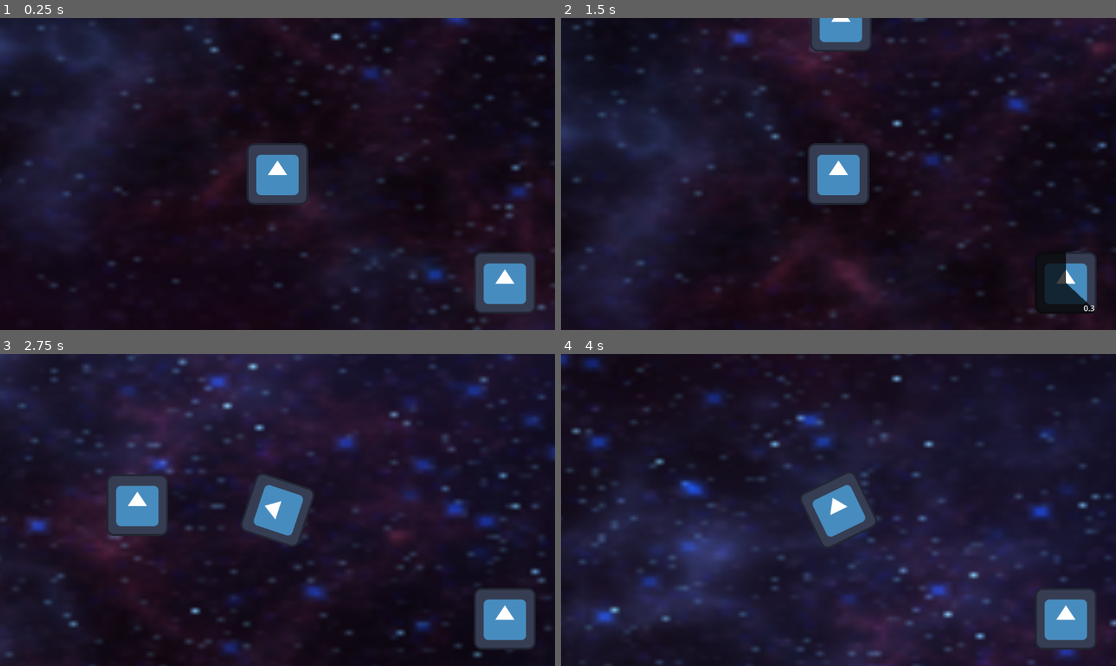
Above: before the commit, frames 1-4 (two rows, left to right).
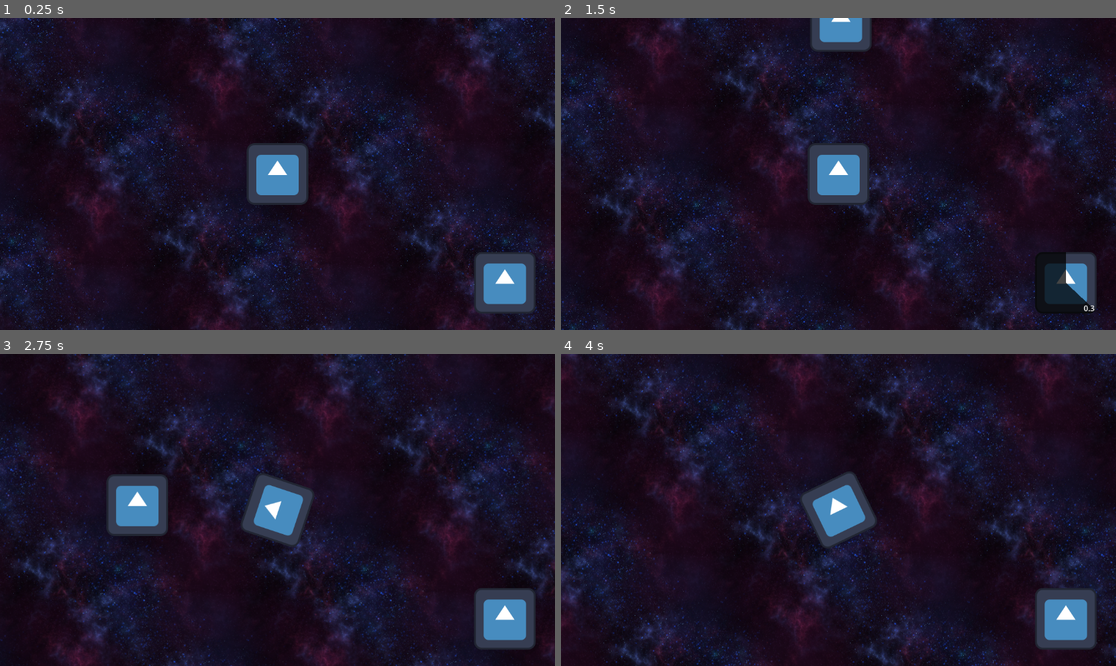
Above: after the commit, the same moments.

Repository: joegriffin2000/starship_jousting_godot
Game: Godot game, scene res://mainspace.tscn
The game is run twice, just before and just after one commit, with the same random seed, the same clock (stepped at 60 frames per second) and the same inputs. The engine's default icon, where the game draws it, is replaced by a stand-in: a white triangle on a blue panel in a dark square.
Inputs (mouse positions are in pixels of both pictures, inside the frame that each line leads up to):
- Up to frame 1 (0.25 s): no input
- Up to frame 2 (1.5 s): click (1066, 283) at 0.52 s; hold D (right) from 1.28 s (still down); hold Space (dash) from 1.28 s (still down)
- Up to frame 3 (2.75 s): release D (right) at 2.03 s; release Space (dash) at 2.03 s; hold A (left) from 2.03 s (still down); tap Space (dash) at 2.1 s
- Up to frame 4 (4 s): release A (left) at 2.78 s; hold D (right) 2.78-3.53 s; hold Space (dash) 2.78-3.53 s; hold W (up) from 3.53 s (still down); tap Space (dash) at 3.6 s

The runs differ from the first frame. In frame 1, 21% of the frame differs, in the area x 0-100%, y 0-100%; in frame 2, 22%; in frame 3, 27%; in frame 4, 37%.

Commit message:
Add a simple carrier ship

Diff:
--- /dev/null
+++ b/carrier.tscn
@@ -0,0 +1,43 @@
+[gd_scene load_steps=6 format=3 uid="uid://dwtvkp2vnyevp"]
+
+[ext_resource type="Texture2D" uid="uid://deak4o1xsi0rn" path="res://Sprites/icon.svg" id="1_sxrk5"]
+
+[sub_resource type="Gradient" id="Gradient_ty7mj"]
+offsets = PackedFloat32Array(0, 0.197842, 0.985611, 0.989209, 0.992806, 1)
+colors = PackedColorArray(0, 0, 0, 1, 0.763, 0.861, 0.996, 0.211, 0.133713, 0.133713, 0.133713, 0.866287, 0.154676, 0.154676, 0.154676, 0.845324, 0.0821541, 0.0821541, 0.0821541, 0.917846, 1, 1, 1, 0)
+
+[sub_resource type="GradientTexture2D" id="GradientTexture2D_vj1xu"]
+gradient = SubResource("Gradient_ty7mj")
+fill = 1
+fill_from = Vector2(0.5, 0.5)
+fill_to = Vector2(0.8, 0.2)
+metadata/_snap_enabled = true
+
+[sub_resource type="CircleShape2D" id="CircleShape2D_myd4u"]
+radius = 679.294
+
+[sub_resource type="CapsuleShape2D" id="CapsuleShape2D_fpu2p"]
+radius = 124.0
+height = 416.0
+
+[node name="Carrier" type="StaticBody2D"]
+position = Vector2(696, 294)
+
+[node name="Area2D" type="Area2D" parent="."]
+
+[node name="Sprite2D" type="Sprite2D" parent="Area2D"]
+scale = Vector2(25, 25)
+texture = SubResource("GradientTexture2D_vj1xu")
+
+[node name="CollisionShape2D" type="CollisionShape2D" parent="Area2D"]
+shape = SubResource("CircleShape2D_myd4u")
+
+[node name="Sprite2D" type="Sprite2D" parent="."]
+position = Vector2(0, 1)
+scale = Vector2(1.99, 3.25)
+texture = ExtResource("1_sxrk5")
+metadata/_edit_lock_ = true
+
+[node name="CollisionShape2D" type="CollisionShape2D" parent="."]
+shape = SubResource("CapsuleShape2D_fpu2p")
+metadata/_edit_lock_ = true
--- a/mainspace.tscn
+++ b/mainspace.tscn
@@ -1,10 +1,11 @@
-[gd_scene load_steps=6 format=3 uid="uid://di43x1lpcmhc6"]
+[gd_scene load_steps=7 format=3 uid="uid://di43x1lpcmhc6"]
 
 [ext_resource type="PackedScene" uid="uid://b3hkdy6eamjdt" path="res://ship.tscn" id="1_31b5h"]
 [ext_resource type="Texture2D" uid="uid://bvjxnwg3c1sa3" path="res://Sprites/512x512_purple_nebula_1.png" id="1_xb1gi"]
 [ext_resource type="Script" path="res://logic/mainspace.gd" id="1_yv7y7"]
 [ext_resource type="PackedScene" uid="uid://cq1e813uoit5d" path="res://rock.tscn" id="3_ajql6"]
 [ext_resource type="PackedScene" uid="uid://b8lx6yipfnux4" path="res://HUD.tscn" id="4_m7kfs"]
+[ext_resource type="PackedScene" uid="uid://dwtvkp2vnyevp" path="res://carrier.tscn" id="6_t3k5q"]
 
 [node name="Node2D" type="Node2D"]
 script = ExtResource("1_yv7y7")
@@ -12,12 +13,13 @@
 [node name="Parallax2D" type="Parallax2D" parent="."]
 
 [node name="TextureRect" type="TextureRect" parent="Parallax2D"]
-offset_left = -3407.0
-offset_top = -2311.0
-offset_right = 3408.0
-offset_bottom = 2328.0
+offset_left = -4255.0
+offset_top = -2896.0
+offset_right = 4336.0
+offset_bottom = 2752.0
 texture = ExtResource("1_xb1gi")
 expand_mode = 3
+stretch_mode = 1
 
 [node name="Ship" parent="." instance=ExtResource("1_31b5h")]
 position = Vector2(-8, -10)
@@ -28,3 +30,13 @@
 position = Vector2(-3, -508)
 
 [node name="HUD" parent="." instance=ExtResource("4_m7kfs")]
+
+[node name="StaticBody2D" type="StaticBody2D" parent="."]
+
+[node name="CollisionPolygon2D" type="CollisionPolygon2D" parent="StaticBody2D"]
+position = Vector2(0, 8)
+polygon = PackedVector2Array(200, -2326, 44, -2343, -3395, -2307, -3395, 2333, 3407, 2321, 3421, -2306, 45, -2303, 3381, -2267, 3368, 2280, -3355, 2293, -3355, -2267, 43, -2302)
+
+[node name="Carrier" parent="." instance=ExtResource("6_t3k5q")]
+position = Vector2(-1579, -384)
+rotation = 0.390954
--- a/project.godot
+++ b/project.godot
@@ -17,7 +17,6 @@
 
 [autoload]
 
-Hud="*res://HUD.tscn"
 ShipData="*res://logic/ship_data.gd"
 
 [editor]
